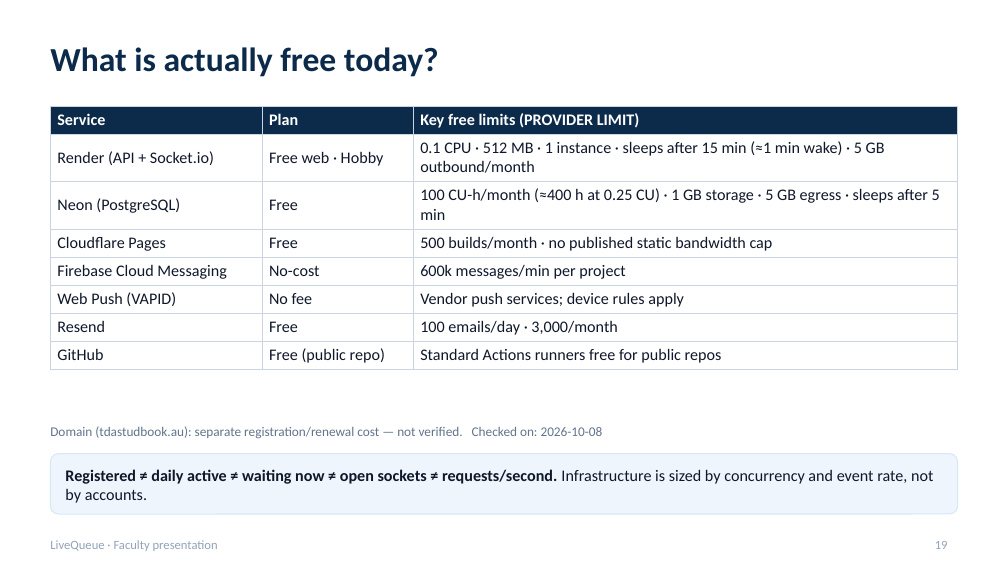
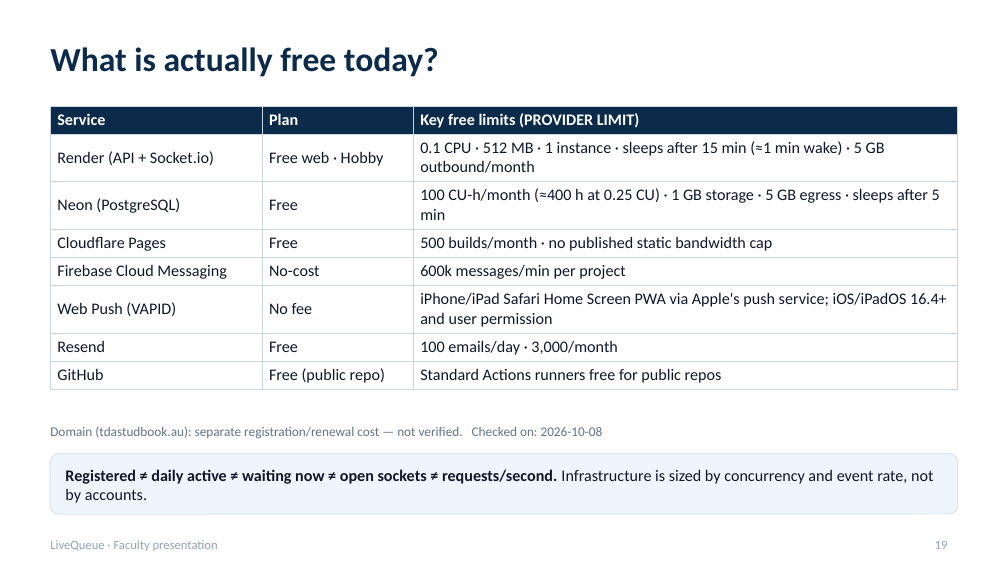
Before and after one commit to TMAn1An/LiveQueueApp, a slide deck: slide 19 of docs/presentation/LiveQueue_Production_Presentation.pptx. Drawn at 1008x567 pixels with LibreOffice and Linux fonts; fonts in the diff are those of the drawing. Boxes give left, top, right and bottom in pixels: in the first picture for what was removed or moved away, otherwise in the second. Text is boxed around its words. In the diff, an @@ line names an element or a change of style, - is before the commit and + after.

```diff
--- a/docs/presentation/LiveQueue_Production_Presentation.pptx
+++ b/docs/presentation/LiveQueue_Production_Presentation.pptx
@@ table at [50, 106, 958, 387] @@
-row 6, column 3: Vendor push services; device rules apply
+row 6, column 3: iPhone/iPad Safari Home Screen PWA via Apple's push service; iOS/iPadOS 16.4+ and user permission
```
Also in this commit, not shown: 2 other slides changed, 4 other files.
